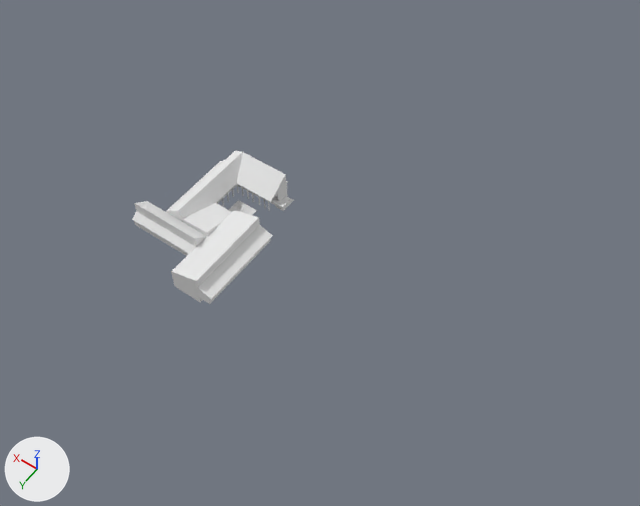
The Blender file UNReal_Fantasy/Assets/Models/Perola.blend: old version first, new version second.
Rendered twice from a 50 mm lens placed at (-51.9, 51.4, 85.9), pointed at (-11.8, -4.9, -2.4). Arrows for +X, +Y and +Z are at lower left; the lights stay in place.
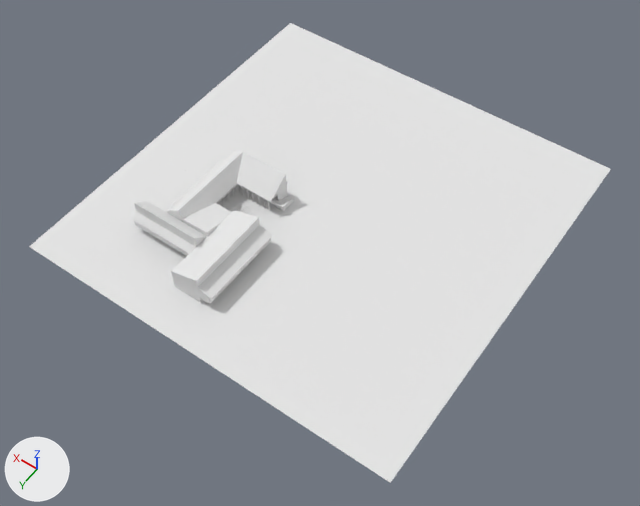
The change, as a diff of the scene's bpy script:
```diff
--- a/UNReal_Fantasy/Assets/Models/Perola.blend.py
+++ b/UNReal_Fantasy/Assets/Models/Perola.blend.py
@@ me_cube @@
 me_cube.from_pydata(...)  # 6015 vertices, 4114 faces, 331 loose edges; spans x -7.1..11.0, y -4.9..15.0, z -2.5..2.5
 # used by ob_cube; location = (-3.0, -4.1, 2.0)
 # verts and faces of me_cube; kept vertices keep their numbers, new ones are numbered from 6015
+# me_cube part 1
+verts[6015] = (-33.0, 20.9, -2.0)  # pixel (390, 483)
+verts[6016] = (-33.0, 2.8, -2.0)  # pixel (477, 359)
+verts[6017] = (-33.0, -0.1, -2.0)  # pixel (490, 340)
+verts[6018] = (-33.0, -33.2, -2.0)  # pixel (611, 168)
+for new, old in zip([*range(6019, 6023)], [*range(6015, 6019)]): verts[new] = verts[old] + (53.0, 0.0, 0.0)
+verts[6023] = (1.0, 2.8, -2.0)
+verts[6024] = (-33.0, 2.8, -2.0)  # pixel (477, 359)
+verts[6025] = (1.0, -0.2, -2.0)  # pixel (255, 209)
+verts[6026] = (-33.0, -0.2, -2.0)  # pixel (490, 340)
+verts[6027] = (20.0, 2.8, -2.0)  # pixel (129, 160)
+verts[6028] = (3.7, 2.8, -2.0)
+verts[6029] = (20.0, -0.1, -2.0)  # pixel (144, 147)
+verts[6030] = (3.7, -0.1, -2.0)  # pixel (238, 200)
+faces += [(6023, 6024, 6026, 6025), (6015, 6016, 6020, 6019), (6027, 6028, 6030, 6029), (6017, 6018, 6022, 6021)]
 me_cube.materials.append(mat_material)
```

Changed parts and their boxes [x1, y1, x2, y2] in the pictures (640 x 506 px):
'Cube', reshaped
    before: [132, 151, 294, 304]
    after: [29, 23, 611, 483]
part 1 of me_cube, added
    after: [29, 23, 611, 483]
